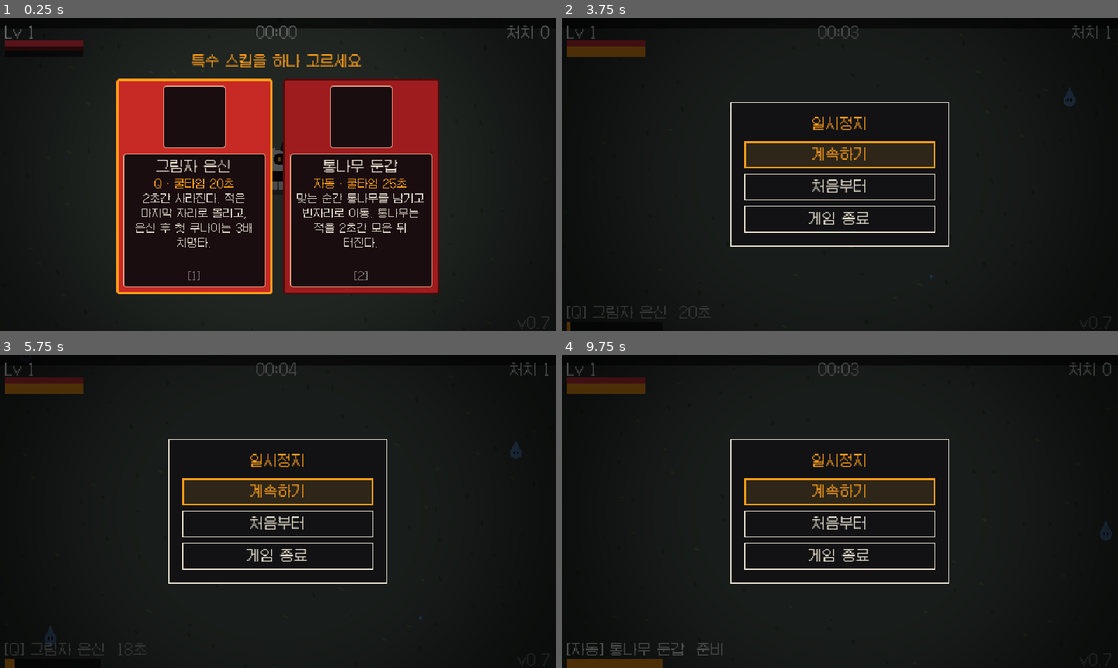
Above: before the commit, frames 1-4 (two rows, left to right).
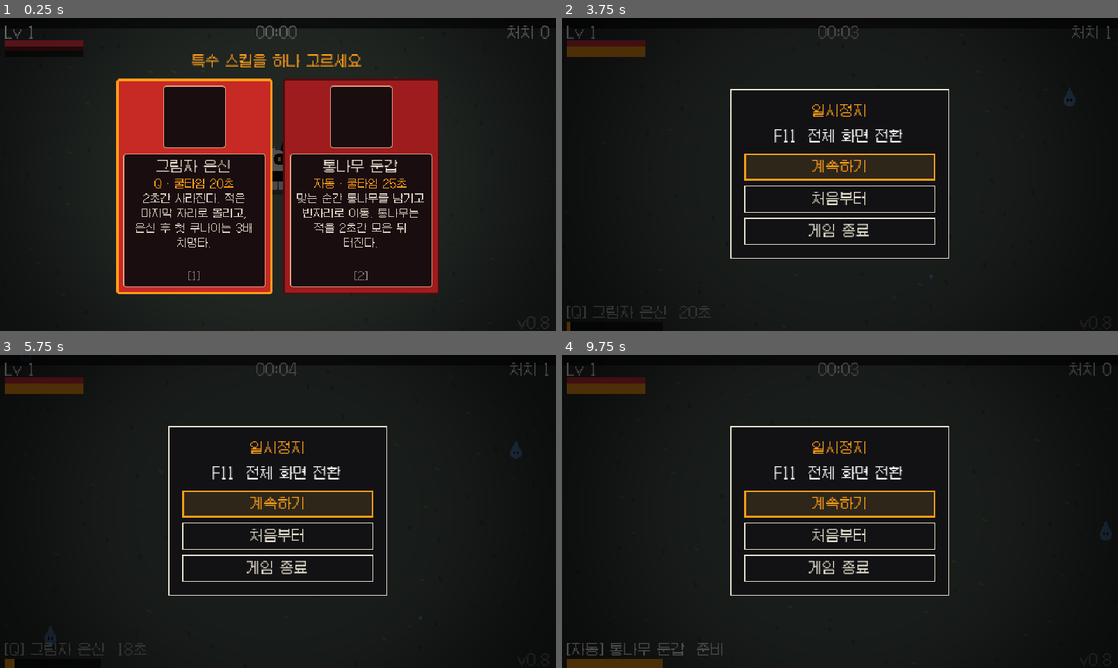
Above: after the commit, the same moments.

Repository: sookmo6442/kilvi
Game: Godot game, scene res://scenes/main.tscn
Same seed, same stepped clock (60 frames per second), same inputs: the game is played once before the commit and once after it.
Inputs (mouse positions are in pixels of both pictures, inside the frame that each line leads up to):
- Up to frame 1 (0.25 s): no input
- Up to frame 2 (3.75 s): click (756, 187) at 0.52 s; tap Enter at 1.25 s; move the mouse to (962, 158) at 1.27 s; hold D (move_right) 1.28-2.03 s; tap Space (dash) at 1.35 s; move the mouse to (728, 190) at 2.02 s; hold S (move_down) 2.03-2.78 s; tap Shift at 2.1 s; move the mouse to (895, 105) at 2.77 s; hold D (move_right) 2.78-3.53 s; tap E at 2.85 s; move the mouse to (812, 237) at 3.52 s; hold W (move_up) from 3.53 s (still down); tap P at 3.6 s
- Up to frame 3 (5.75 s): release W (move_up) at 4.25 s; click "계속하기" at 4.25 s; move the mouse to (444, 558) at 5.02 s; hold A (move_left) from 5.03 s (still down); tap 1 at 5.1 s; tap Escape (pause) at 5.65 s
- Up to frame 4 (9.75 s): release A (move_left) at 5.75 s; click "처음부터" at 5.75 s; click (923, 524) at 6.52 s; tap Space (dash) at 7.25, 7.35 s; move the mouse to (673, 464) at 7.27 s; hold A (move_left) 7.28-8.03 s; tap F11 (fullscreen, bound only after the commit) at 7.9 s; move the mouse to (867, 511) at 8.02 s; hold S (move_down) 8.03-8.78 s; tap Shift at 8.1 s; move the mouse to (756, 433) at 8.77 s; hold D (move_right) 8.78-9.53 s; tap E at 8.85 s; move the mouse to (962, 495) at 9.52 s; hold W (move_up) from 9.53 s (still down); tap P at 9.6 s

The runs differ from the first frame. In frame 1, less than 0.1% of the frame differs, in the area x 97-99%, y 95-100%; in frame 2, 5.8%, in the area x 30-99%, y 22-100%; in frame 3, 5.8%; in frame 4, 5.8%.

Commit message:
v0.8: bigger window and fullscreen, move project to Godot 4.7
- Start fullscreen when that gives a larger integer scale than a window
  (1080p monitor: 3x), otherwise open the largest integer-scaled window that fits.
- F11 toggles fullscreen; hint shown in the pause menu.
- Project features set to 4.7 and .uid files added, so Godot 4.7 no longer
  asks to convert the project.

Co-Authored-By: Claude Opus 5.5 <noreply@anthropic.com>
Claude-Session: https://claude.ai/code/session_01HZDMDrb8GZDFDEhgWpqJy8

Diff:
--- a/project.godot
+++ b/project.godot
@@ -6,10 +6,10 @@
 [application]
 
 config/name="Kilvi"
-config/version="0.7"
+config/version="0.8"
 config/description="검은 토끼 닌자 킬비의 서바이벌 게임 (프로토타입)"
 run/main_scene="res://scenes/main.tscn"
-config/features=PackedStringArray("4.3", "GL Compatibility")
+config/features=PackedStringArray("4.7", "GL Compatibility")
 
 [display]
 
--- a/scripts/game_data.gd
+++ b/scripts/game_data.gd
@@ -5,7 +5,7 @@
 const RUN_LENGTH := 1200.0 # 한 판 길이(초). 이때 최종 보스가 나오고, 잡으면 클리어.
 const MAX_WEAPONS := 4
 const MAX_PASSIVES := 6
-const VERSION := "0.7"
+const VERSION := "0.8"
 const MAX_ENEMIES := 500
 
 const WEAPONS := {
--- a/scripts/main.gd
+++ b/scripts/main.gd
@@ -15,6 +15,7 @@
 const SEP_CELL := 16.0
 const RING_WAVES := [[90.0, "wisp"], [300.0, "bat"], [540.0, "fox"], [840.0, "imp"], [1080.0, "ninja"]]
 
+const BASE_SIZE := Vector2i(640, 360) # 게임 화면 해상도 (project.godot과 같게)
 const CONTRACT_FIRST := 45.0 # 첫 표적 의뢰 시각(초)
 const CONTRACT_INTERVAL := 60.0
 const CONTRACT_TIME := 30.0 # 표적을 잡아야 하는 제한 시간
@@ -44,6 +45,7 @@
 func _ready() -> void:
 	randomize()
 	_setup_input()
+	_fit_window()
 
 	var bg := BackgroundScript.new()
 	add_child(bg)
@@ -143,12 +145,56 @@
 		e.separation = push * 12.0
 
 
+## 창 크기: 화면은 640×360을 정수배로 키워서 그린다(도트가 고르게 보이도록).
+## 창으로 띄울 때보다 전체 화면이 더 큰 배수가 되면(1080p 모니터 = 3배) 전체 화면으로 시작한다.
+## 아니면 모니터에 들어가는 가장 큰 배수 크기의 창으로 가운데에 띄운다. F11로 전환.
+static var _window_fitted := false
+
+
+func _fit_window() -> void:
+	if _window_fitted or DisplayServer.get_name() == "headless":
+		return
+	_window_fitted = true
+	var win := get_window()
+	if win.mode != Window.MODE_WINDOWED or Engine.is_embedded_in_editor():
+		return
+	var screen := DisplayServer.window_get_current_screen()
+	var full := DisplayServer.screen_get_size(screen)
+	var usable := DisplayServer.screen_get_usable_rect(screen)
+	var k_full := mini(full.x / BASE_SIZE.x, full.y / BASE_SIZE.y)
+	var k_win := maxi(1, mini(usable.size.x / BASE_SIZE.x, (usable.size.y - 40) / BASE_SIZE.y))
+	if k_full > k_win:
+		win.mode = Window.MODE_FULLSCREEN
+		return
+	_set_windowed(k_win, usable)
+
+
+func _set_windowed(k: int, usable: Rect2i) -> void:
+	var win := get_window()
+	win.size = BASE_SIZE * k
+	win.position = usable.position + (usable.size - win.size) / 2
+
+
+func _toggle_fullscreen() -> void:
+	var win := get_window()
+	if win.mode == Window.MODE_FULLSCREEN or win.mode == Window.MODE_EXCLUSIVE_FULLSCREEN:
+		win.mode = Window.MODE_WINDOWED
+		var usable := DisplayServer.screen_get_usable_rect(DisplayServer.window_get_current_screen())
+		_set_windowed(maxi(1, mini(usable.size.x / BASE_SIZE.x, (usable.size.y - 40) / BASE_SIZE.y)), usable)
+	else:
+		win.mode = Window.MODE_FULLSCREEN
+
+
 func _unhandled_input(event: InputEvent) -> void:
+	if event.is_action_pressed("fullscreen"):
+		_toggle_fullscreen()
+		get_viewport().set_input_as_handled()
+		return
 	if event.is_action_pressed("pause") and not _finished and not level_up_ui.visible:
 		if menu.visible:
 			menu.close()
 		else:
-			menu.open("일시정지", "", [["resume", "계속하기"], ["restart", "처음부터"], ["quit", "게임 종료"]])
+			menu.open("일시정지", "F11  전체 화면 전환", [["resume", "계속하기"], ["restart", "처음부터"], ["quit", "게임 종료"]])
 		get_viewport().set_input_as_handled()
 
 
@@ -479,6 +525,11 @@
 		ev.axis = axes[action][0]
 		ev.axis_value = axes[action][1]
 		InputMap.action_add_event(action, ev)
+	# 전체 화면 전환: F11
+	InputMap.add_action("fullscreen")
+	var f11 := InputEventKey.new()
+	f11.physical_keycode = KEY_F11
+	InputMap.action_add_event("fullscreen", f11)
 	var buttons := {"dash": JOY_BUTTON_A, "skill": JOY_BUTTON_Y, "pause": JOY_BUTTON_START}
 	for action in buttons:
 		var ev := InputEventJoypadButton.new()
Not shown, added: docs/screenshot_v07_bomb.png.import
Not shown, added: docs/screenshot_v07_levelup.png.import
Not shown, added: scripts/background.gd.uid
Not shown, added: scripts/boss.gd.uid
Not shown, added: scripts/effects/aoe_warning.gd.uid
Not shown, added: scripts/effects/explosion.gd.uid
Not shown, added: scripts/effects/log_decoy.gd.uid
Not shown, added: scripts/effects/slash.gd.uid
Not shown, added: scripts/effects/smoke_puff.gd.uid
Not shown, added: scripts/enemy.gd.uid
Not shown, added: scripts/enemy_bullet.gd.uid
Not shown, added: scripts/game_data.gd.uid
(and 20 more such lines)
